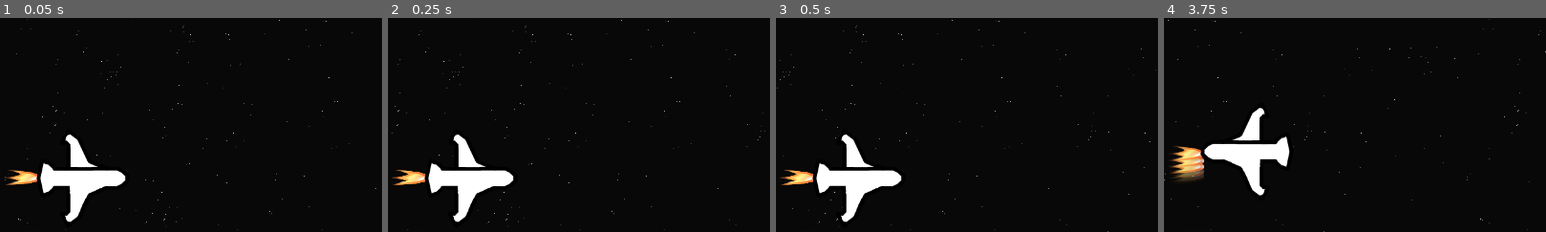
Above: before the commit, frames 1-4 (left to right).
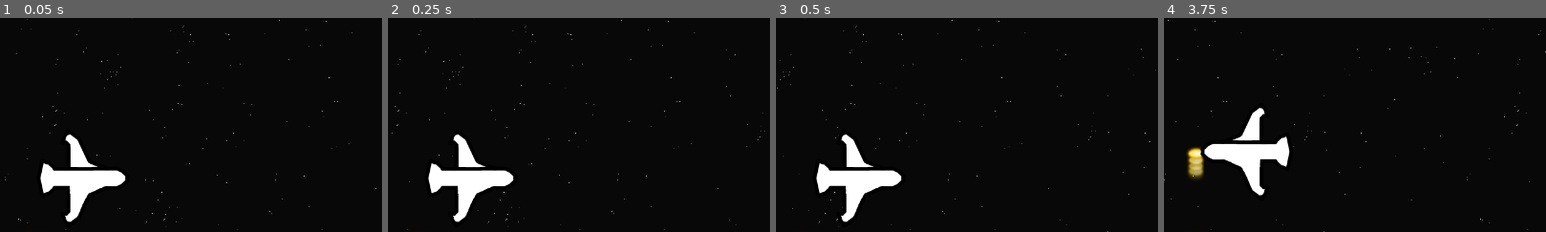
Above: after the commit, the same moments.

Repository: Harmoen/Never-Stop
Game: Godot game, scene res://source/main/main.tscn
The game is run twice, just before and just after one commit, with the same random seed, the same clock (stepped at 60 frames per second) and the same inputs.
Inputs (mouse positions are % of the whole screen's width and height, from its top left):
- Up to frame 1 (0.05 s): no input
- Up to frame 2 (0.25 s): no input
- Up to frame 3 (0.5 s): no input
- Up to frame 4 (3.75 s): click "Boost" at 0.5 s; click "Reverse" at 1.25 s; click (76, 94) at 2 s; click "unpause" at 2.75 s; move the mouse to (72, 45) at 3.52 s; press the mouse at (72, 45) at 3.53 s; hold D (throttle_up) from 3.53 s (still down)
The pictures show only the part of the screen within x 0-50%, y 12-62%; the shares and areas given below are measured in that part.

The runs differ from the first frame. In frame 1, 0.4% of the frame differs, in the area x 1-10%, y 70-79%; in frame 2, 0.4%; in frame 3, 0.4%; in frame 4, 1.1%, in the area x 1-11%, y 59-77%.

Commit message:
Added shield and EXP

Diff:
--- a/source/spaceship/spaceship.gd
+++ b/source/spaceship/spaceship.gd
@@ -9,6 +9,7 @@
 @onready var hitbox: Area2D = $Hitbox
 @onready var mouse_input_controller: Control = $guiInputLayer/MouseInputController
 @onready var sprite_2d: Sprite2D = $Sprite2D
+@onready var boost_particles: GPUParticles2D = $GPUParticles2D
 
 var max_shield : float = 10
 var current_shield : float = max_shield
@@ -28,6 +29,7 @@
 	mouse_input_controller.gui_input.connect(_on_gui_input_event)
 	current_strafe_speed = strafe_speed
 	Game.ship_reversed.connect(_on_ship_reversed)
+	boost_particles.hide()
 
 
 func _process(delta: float) -> void:
@@ -50,11 +52,11 @@
 
 
 func _on_ship_boost_start() -> void:
-	pass
+	boost_particles.show()
 
 
 func _on_ship_boost_end() -> void:
-	pass
+	boost_particles.hide()
 
 
 
Binary file changed: assets/textures/Central Flame.png
Binary file added: assets/textures/EXP.png
Not shown, added: assets/textures/EXP.png.import
Binary file added: assets/textures/Shield inner.png
Not shown, added: assets/textures/Shield inner.png.import
Binary file added: assets/textures/Shield outer.png
Not shown, added: assets/textures/Shield outer.png.import
Not shown: 1 places in source/main/main.tscn that only renumber resources
